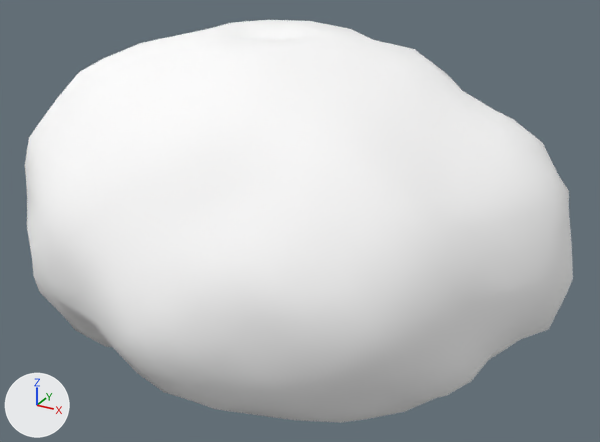
A saved change to the glTF model assets/asteroids/asteroid_13.glb.
Camera for both pictures: a 50 mm camera at (1.61, -2.84, 1.41) aimed at (0.06, -0.02, 0.0). Lighting does not change. The marker at lower left points along +X, +Y and +Z. The picture after the commit comes second. Vertices at exactly the same position are counted once.

Names of what the first picture shows: 'Asteroid_13'.
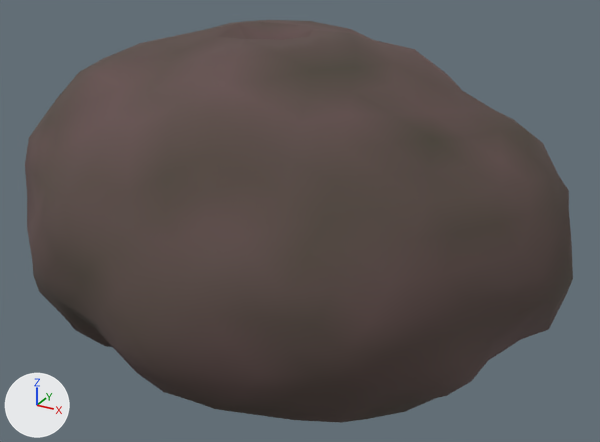
Changed parts and their boxes (x1, y1, x2, y2) in the pictures (600 x 442 px):
'Asteroid_13', recoloured (darker)
    both: (25, 20, 573, 423)

Diff of the bpy script that builds the scene:
```diff
--- a/assets/asteroids/asteroid_13.glb.py
+++ b/assets/asteroids/asteroid_13.glb.py
@@ mat_asteroidrock_13 @@
 n0 = _N.new('ShaderNodeBsdfPrincipled'); n0.name = 'Principled BSDF'
-n0.inputs[0].default_value = (1.0, 1.0, 1.0, 1.0)  # 'Base Color', white #ffffff
-n0.inputs[1].default_value = 0.0202  # 'Metallic'
-n0.inputs[2].default_value = 0.964  # 'Roughness'
+n0.inputs[1].default_value = 0.0219  # 'Metallic'
+n0.inputs[2].default_value = 0.949  # 'Roughness'
 n1 = _N.new('ShaderNodeOutputMaterial'); n1.name = 'Material Output'
+n2 = _N.new('ShaderNodeVertexColor'); n2.name = 'Color Attribute'
 _L.new(n0.outputs[0], n1.inputs[0])  # 'BSDF' to 'Surface'
+_L.new(n2.outputs[0], n0.inputs[0])  # 'Color' to 'Base Color'
@@ me_icosphere @@
 me_icosphere.from_pydata(...)  # 642 vertices, 1280 faces; spans x -1.17..1.18, y -1.07..1.01, z -0.72..0.8
 # used by ob_asteroid_13; location = (0.0, 0.0, 0.0)
+# me_icosphere part 1: vertex colours changed
 me_icosphere.materials.append(mat_asteroidrock_13)
```
